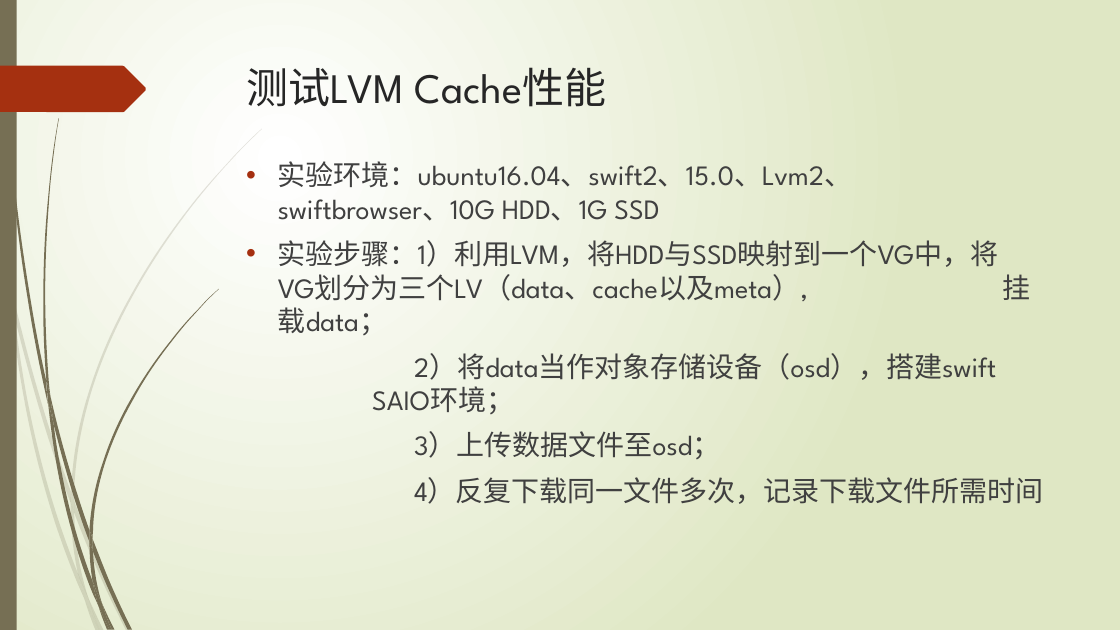
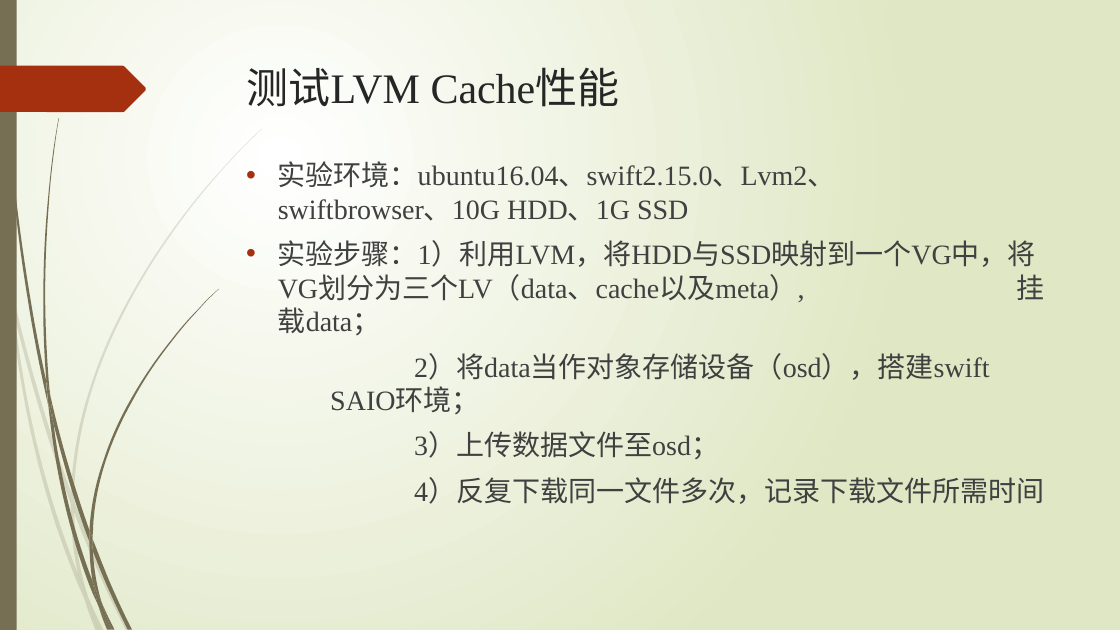
Before and after one commit to ys0232/SAIOinstall, a slide deck: slide 12 of 《海量对象文件存储》结题报告.pptx (slide 13 before the commit). Drawn at 1120x630 pixels with LibreOffice and Linux fonts; fonts in the diff are those of the drawing. Boxes give left, top, right and bottom in pixels: in the first picture for what was removed or moved away, otherwise in the second. Text is boxed around its words. In the diff, an @@ line names an element or a change of style, - is before the commit and + after.

```diff
--- a/《海量对象文件存储》结题报告.pptx
+++ b/《海量对象文件存储》结题报告.pptx
@@ title "测试LVM Cache性能" at [247, 68, 620, 107]: font League Spartan to Times New Roman in "测试LVM Cache性能" @@
@@ text at [278, 161, 836, 221]: text changed; font League Spartan to Times New Roman @@
-• 实验环境：ubuntu16.04、swift2、15.0、Lvm2、 swiftbrowser、10G HDD、1G SSD
+• 实验环境：ubuntu16.04、swift2.15.0、Lvm2、 swiftbrowser、10G HDD、1G SSD
@@ text at [278, 240, 1045, 504]: font League Spartan to Times New Roman in "实验步骤：1）利用LVM，将HDD与SSD映射到一个VG中，将 VG划分为三个LV（data、cache以及meta）, ...", "2）将data当作对象存储设备（osd），搭建swift SAIO环境；", "3）上传数据文件至osd；", "4）反复下载同一文件多次，记录下载文件所需时间" @@
```
Also in this commit, not shown: 10 other slides changed, 2 slides added, 2 slides removed, 11 other files.
